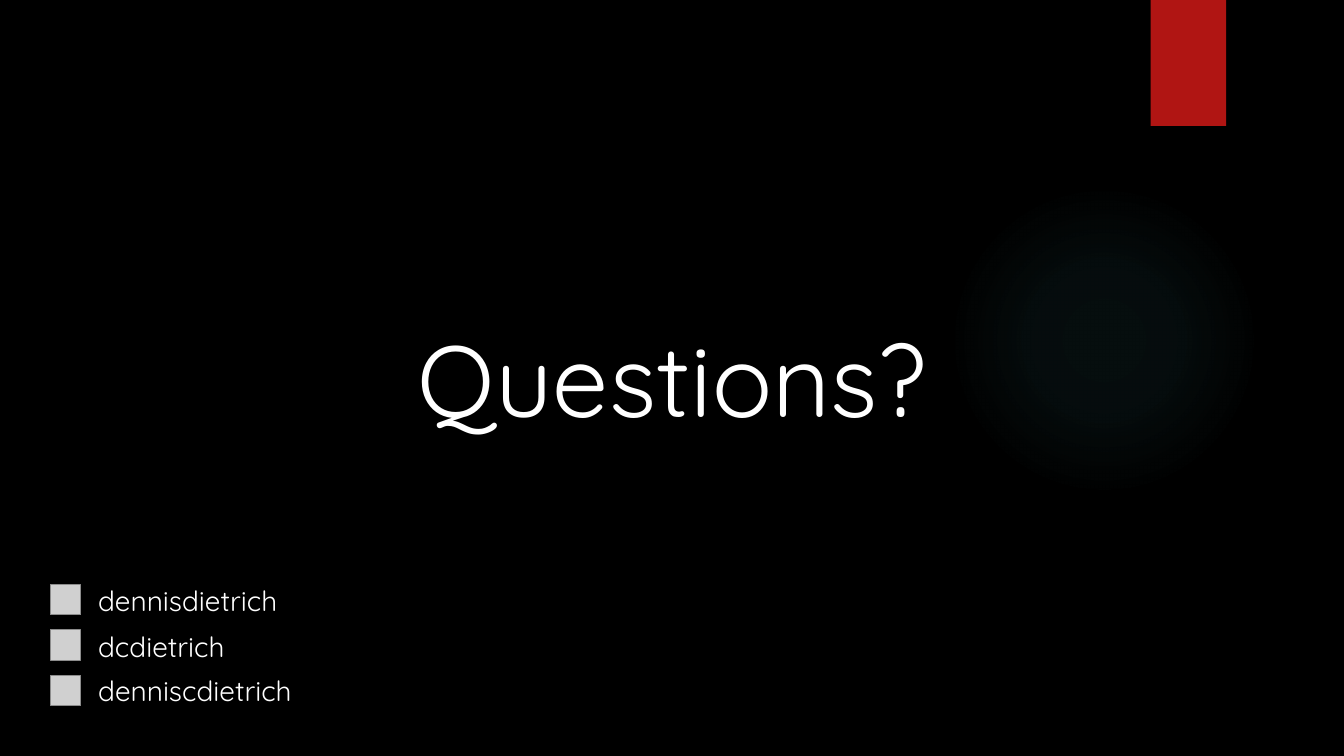
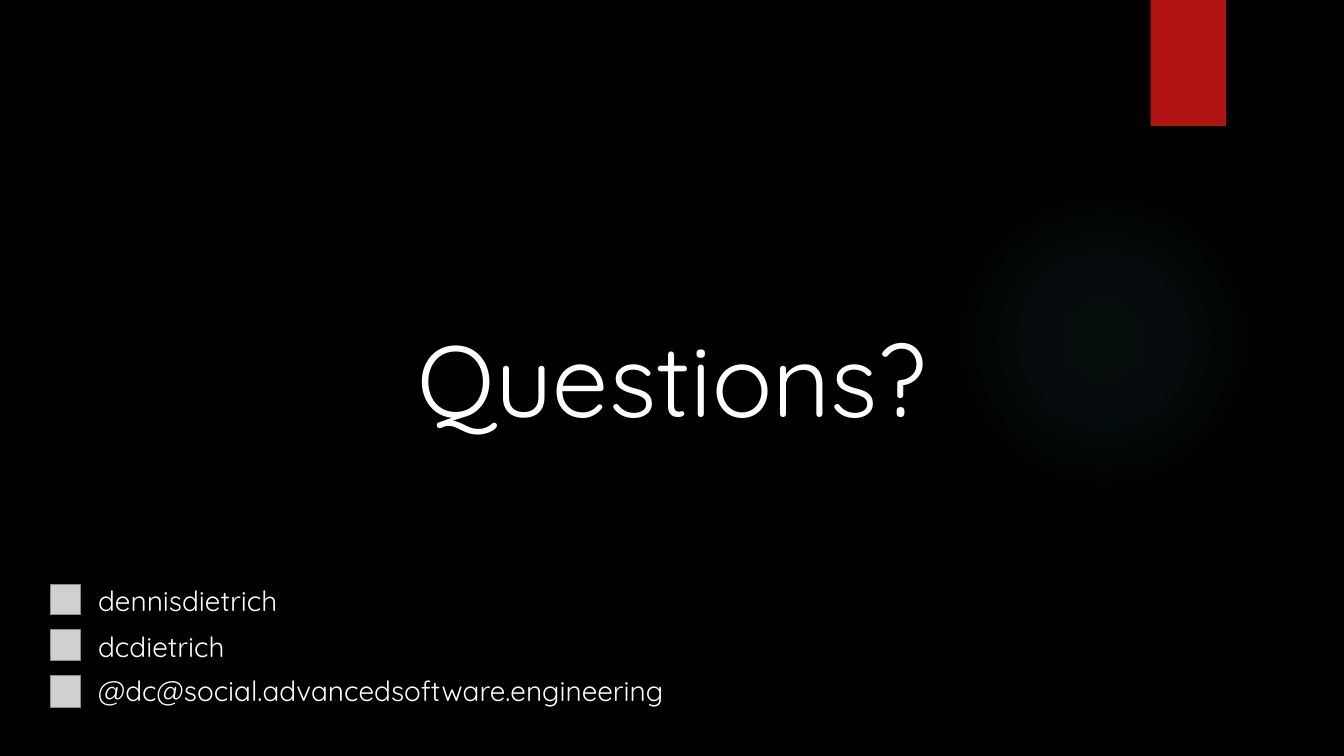
Before and after one commit to dennisdietrich/UnsafeCSharp, a slide deck: slide 54 of doc/Introduction to unsafe C#.pptx (slide 53 before the commit). Drawn at 1344x756 pixels with LibreOffice and Linux fonts; fonts in the diff are those of the drawing; grey boxes stand for pictures; background and template pictures are left out. Boxes give left, top, right and bottom in pixels: in the first picture for what was removed or moved away, otherwise in the second. Text is boxed around its words. In the diff, an @@ line names an element or a change of style, - is before the commit and + after.

```diff
--- a/doc/Introduction to unsafe C#.pptx
+++ b/doc/Introduction to unsafe C#.pptx
@@ text removed at (x1=98, y1=680, x2=291, y2=702) @@
-denniscdietrich
@@ text added at (x1=98, y1=680, x2=663, y2=707), 20 pt, text #FFFFFF @@
+@dc@social.advancedsoftware.engineering
```
Also in this commit, not shown: 12 other slides changed, 1 slide added.
